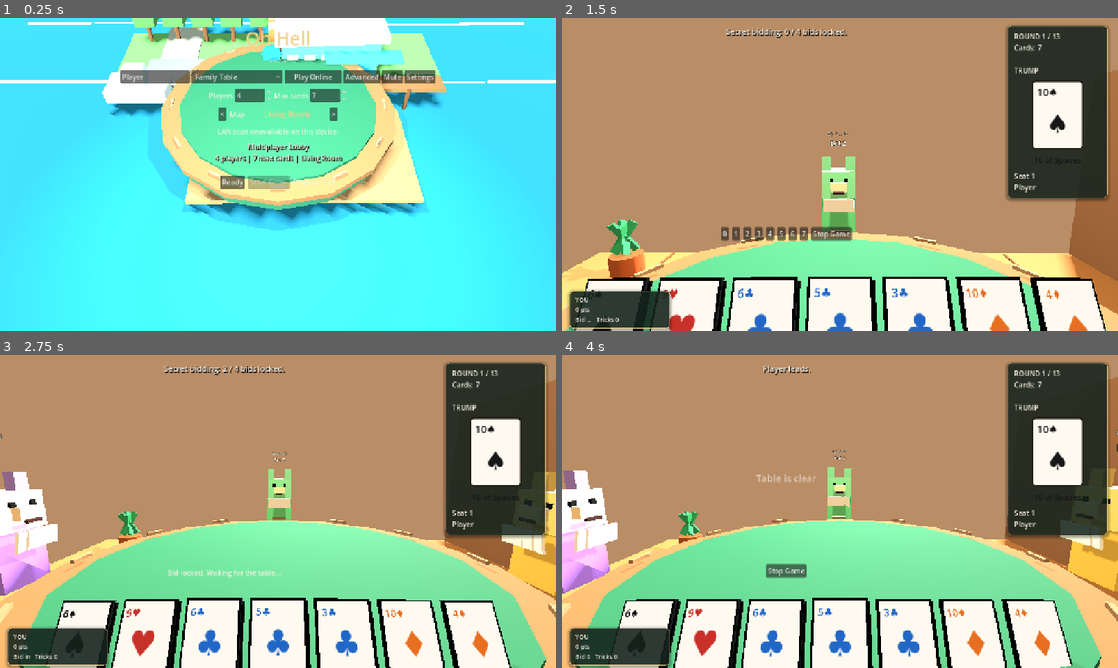
Above: before the commit, frames 1-4 (two rows, left to right).
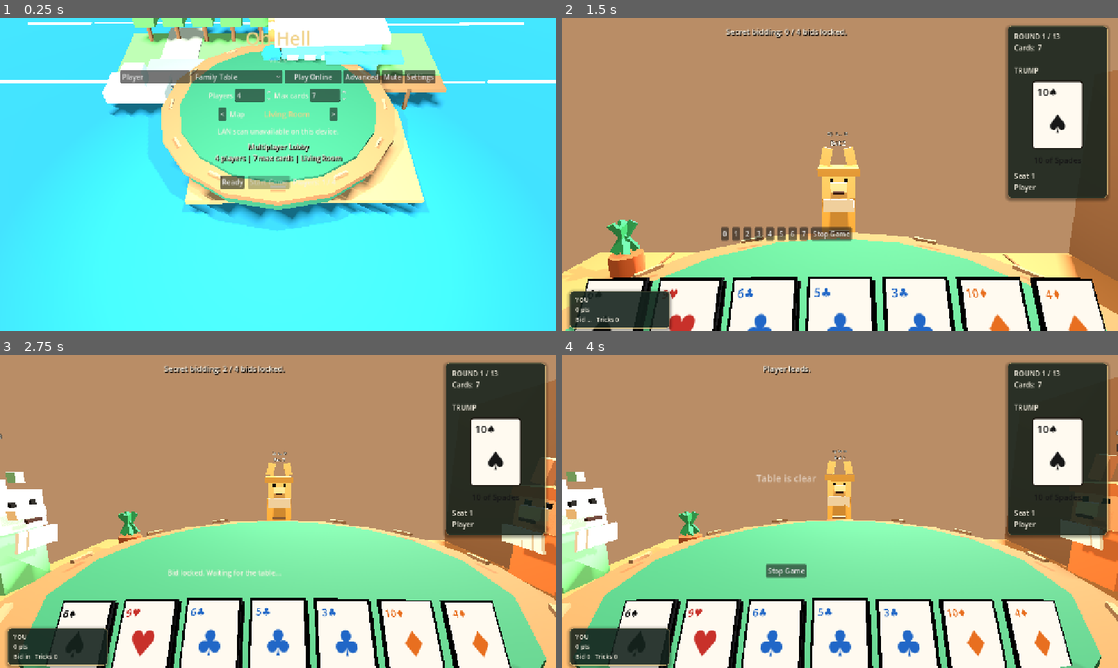
Above: after the commit, the same moments.

Repository: JordanOakFox/oh-hell-godot
Game: Godot game, scene res://scenes/main.tscn
Two runs of this game, one before a commit and one after it. Both use one fixed random seed, a clock stepped at 60 frames per second and the inputs below.
Inputs (mouse positions are in pixels of both pictures, inside the frame that each line leads up to):
- Up to frame 1 (0.25 s): no input
- Up to frame 2 (1.5 s): click "Ready" at 0.5 s; click "Start Game" at 1.25 s
- Up to frame 3 (2.75 s): click "0" at 2 s
- Up to frame 4 (4 s): tap Enter at 2.75 s; move the mouse to (962, 495) at 2.77 s; tap E at 2.85, 3.6 s; click (962, 495) at 2.92 s; move the mouse to (812, 511) at 3.52 s; click (812, 511) at 3.67 s

The runs differ from the first frame. In frame 1, less than 0.1% of the frame differs, in the area x 50-52%, y 13-15%; in frame 2, 1.2%; in frame 3, 3.5%; in frame 4, 3.6%, in the area x 0-100%, y 31-77%.

Commit message:
Add profile animal selector

Diff:
--- a/scripts/main.gd
+++ b/scripts/main.gd
@@ -1,7 +1,18 @@
 extends Control
 
 const STARTING_NAMES := ["Player 1", "Player 2", "Player 3", "Player 4"]
-const GAME_VERSION := "0.2.4"
+const GAME_VERSION := "0.2.5"
+const ANIMAL_IDS := ["bunny", "lizard", "lion", "tiger", "bear", "fox", "dog", "cat"]
+const ANIMAL_NAMES := {
+	"bunny": "Bunny",
+	"lizard": "Lizard",
+	"lion": "Lion",
+	"tiger": "Tiger",
+	"bear": "Bear",
+	"fox": "Fox",
+	"dog": "Dog",
+	"cat": "Cat",
+}
 const DEFAULT_SERVER_ADDRESS := "147.224.130.79:24567"
 const PUBLIC_LOBBIES := [
 	{"name": "Family Table", "address": "147.224.130.79:24567"},
@@ -75,6 +86,7 @@
 var settings_panel: PanelContainer
 var music_volume_slider: HSlider
 var music_volume_label: Label
+var animal_picker: OptionButton
 var settings_row: HBoxContainer
 var map_row: HBoxContainer
 var map_name_label: Label
@@ -282,6 +294,19 @@
 	music_volume_slider.value_changed.connect(_on_music_volume_changed)
 	settings_box.add_child(music_volume_slider)
 
+	var animal_label := Label.new()
+	animal_label.text = "Animal"
+	animal_label.add_theme_color_override("font_color", Color("#f7f1e3"))
+	settings_box.add_child(animal_label)
+
+	animal_picker = OptionButton.new()
+	for animal_id in ANIMAL_IDS:
+		animal_picker.add_item(str(ANIMAL_NAMES.get(animal_id, animal_id.capitalize())))
+		animal_picker.set_item_metadata(animal_picker.item_count - 1, animal_id)
+	animal_picker.selected = max(ANIMAL_IDS.find(Profile.animal()), 0)
+	animal_picker.item_selected.connect(_on_animal_selected)
+	settings_box.add_child(animal_picker)
+
 	_update_audio_labels()
 
 	settings_row = HBoxContainer.new()
@@ -547,6 +572,12 @@
 	if value > 0.0 and Profile.music_muted():
 		Profile.set_music_muted(false)
 	_apply_audio_settings()
+
+func _on_animal_selected(index: int) -> void:
+	if not animal_picker or index < 0:
+		return
+	Profile.set_animal(str(animal_picker.get_item_metadata(index)))
+	_update_local_profile_on_table()
 
 func _apply_audio_settings() -> void:
 	if not music_player:
@@ -1337,6 +1368,18 @@
 		local_player_name = "Player"
 	Profile.set_display_name(local_player_name)
 	local_player_name = Profile.display_name()
+	_update_local_profile_on_table()
+
+func _update_local_profile_on_table() -> void:
+	if state.is_empty():
+		return
+	if multiplayer.multiplayer_peer and not multiplayer.is_server():
+		_server_register_profile.rpc_id(1, Profile.public_profile())
+		return
+	if my_seat >= 0 and my_seat < int(state.get("num_players", 0)):
+		state["profiles"][my_seat] = Profile.public_profile()
+		state["names"][my_seat] = Profile.display_name()
+		_publish_state()
 
 func _can_edit_lobby_settings() -> bool:
 	if not multiplayer.multiplayer_peer:
@@ -1364,10 +1407,8 @@
 		local_player_name = "Player"
 	Profile.set_display_name(local_player_name)
 	local_player_name = Profile.display_name()
-	if multiplayer.multiplayer_peer and multiplayer.is_server() and state.get("phase", "") == "lobby":
-		state["names"][0] = local_player_name
-		state["profiles"][0] = Profile.public_profile()
-		_publish_state()
+	if state.get("phase", "") == "lobby":
+		_update_local_profile_on_table()
 
 func _on_player_count_changed(value: float) -> void:
 	if not _can_edit_lobby_settings():
@@ -2030,6 +2071,7 @@
 	state["profiles"][seat] = {
 		"id": str(profile.get("id", "")),
 		"display_name": state["names"][seat],
+		"animal": _clean_animal_id(str(profile.get("animal", "fox"))),
 		"games_played": int(profile.get("games_played", 0)),
 		"wins": int(profile.get("wins", 0)),
 	}
@@ -2105,6 +2147,7 @@
 			state["profiles"][seat] = {
 				"id": "bot-%d" % seat,
 				"display_name": state["names"][seat],
+				"animal": ANIMAL_IDS[seat % ANIMAL_IDS.size()],
 				"games_played": 0,
 				"wins": 0,
 			}
@@ -2261,10 +2304,14 @@
 		profiles.append({
 			"id": "",
 			"display_name": "Player %d" % [i + 1],
+			"animal": ANIMAL_IDS[i % ANIMAL_IDS.size()],
 			"games_played": 0,
 			"wins": 0,
 		})
 	return profiles
+
+func _clean_animal_id(value: String) -> String:
+	return value if ANIMAL_IDS.has(value) else "fox"
 
 func _make_game_id() -> String:
 	return "%s-%d" % [Profile.profile_id(), Time.get_unix_time_from_system()]
--- a/scripts/profile.gd
+++ b/scripts/profile.gd
@@ -1,6 +1,7 @@
 extends Node
 
 const SAVE_PATH := "user://profile.json"
+const ANIMALS := ["bunny", "lizard", "lion", "tiger", "bear", "fox", "dog", "cat"]
 
 var data: Dictionary = {}
 
@@ -40,6 +41,7 @@
 	return {
 		"id": profile_id(),
 		"display_name": display_name(),
+		"animal": animal(),
 		"games_played": int(data.get("games_played", 0)),
 		"wins": int(data.get("wins", 0)),
 	}
@@ -78,10 +80,19 @@
 	data["music_muted"] = muted
 	save_profile()
 
+func animal() -> String:
+	var selected := str(data.get("animal", "fox"))
+	return selected if ANIMALS.has(selected) else "fox"
+
+func set_animal(value: String) -> void:
+	data["animal"] = value if ANIMALS.has(value) else "fox"
+	save_profile()
+
 func _default_profile() -> Dictionary:
 	return {
 		"id": _make_profile_id(),
 		"display_name": "Player",
+		"animal": "fox",
 		"music_volume": 0.7,
 		"music_muted": false,
 		"games_played": 0,
--- a/scripts/table_view_3d.gd
+++ b/scripts/table_view_3d.gd
@@ -12,6 +12,16 @@
 	Color("#70c6c1"),
 	Color("#c95f52"),
 ]
+const ANIMAL_COLORS := {
+	"bunny": Color("#d8c4f0"),
+	"lizard": Color("#66b77a"),
+	"lion": Color("#d8a24a"),
+	"tiger": Color("#d9783f"),
+	"bear": Color("#8a6345"),
+	"fox": Color("#cf6f3a"),
+	"dog": Color("#a98560"),
+	"cat": Color("#8f8f9a"),
+}
 const SUIT_COLORS := {
 	"S": Color("#111111"),
 	"H": Color("#c8322b"),
@@ -569,10 +579,11 @@
 		seat_base_rotations.append(rotation)
 		seat_moods.append("neutral")
 
-func _make_avatar(seat: int) -> Node3D:
+func _make_avatar(seat: int, animal := "fox") -> Node3D:
 	var root := Node3D.new()
 	root.name = "Seat%d" % seat
-	var color: Color = AVATAR_COLORS[seat % AVATAR_COLORS.size()]
+	root.set_meta("animal", animal)
+	var color: Color = ANIMAL_COLORS.get(animal, AVATAR_COLORS[seat % AVATAR_COLORS.size()])
 	var accent: Color = color.lightened(0.18)
 
 	var body := _box(Vector3(0.54, 0.62, 0.34), color)
@@ -585,16 +596,28 @@
 	head.position = Vector3(0, 0.78, -0.03)
 	root.add_child(head)
 
-	var left_ear := _box(Vector3(0.15, 0.22, 0.12), accent.darkened(0.08))
-	left_ear.position = Vector3(-0.19, 1.09, -0.03)
+	var ear_size := _animal_ear_size(animal)
+	var left_ear := _box(ear_size, accent.darkened(0.08))
+	left_ear.position = Vector3(-0.19, 1.08 + ear_size.y * 0.45, -0.03)
+	left_ear.rotation_degrees.z = _animal_ear_tilt(animal)
 	root.add_child(left_ear)
-	var right_ear := _box(Vector3(0.15, 0.22, 0.12), accent.darkened(0.08))
-	right_ear.position = Vector3(0.19, 1.09, -0.03)
+	var right_ear := _box(ear_size, accent.darkened(0.08))
+	right_ear.position = Vector3(0.19, 1.08 + ear_size.y * 0.45, -0.03)
+	right_ear.rotation_degrees.z = -_animal_ear_tilt(animal)
 	root.add_child(right_ear)
 
-	var snout := _box(Vector3(0.24, 0.14, 0.14), Color("#f1d2a4"))
+	var snout := _box(_animal_snout_size(animal), Color("#f1d2a4"))
 	snout.position = Vector3(0, 0.76, -0.26)
 	root.add_child(snout)
+	if animal in ["lion", "tiger"]:
+		var mane := _box(Vector3(0.65, 0.12, 0.48), color.darkened(0.18))
+		mane.position = Vector3(0, 0.98, -0.02)
+		root.add_child(mane)
+	if animal == "lizard":
+		for i in range(3):
+			var crest := _box(Vector3(0.08, 0.13, 0.06), accent.lightened(0.16))
+			crest.position = Vector3(0, 1.05 + float(i) * 0.08, -0.04 + float(i) * 0.08)
+			root.add_child(crest)
 	var eye_l := _box(Vector3(0.055, 0.055, 0.035), Color("#101010"))
 	eye_l.position = Vector3(-0.11, 0.86, -0.25)
 	root.add_child(eye_l)
@@ -649,10 +672,45 @@
 	root.add_child(active_marker)
 	return root
 
+func _animal_ear_size(animal: String) -> Vector3:
+	match animal:
+		"bunny":
+			return Vector3(0.13, 0.48, 0.11)
+		"bear":
+			return Vector3(0.18, 0.16, 0.13)
+		"lizard":
+			return Vector3(0.1, 0.12, 0.1)
+		"lion", "tiger", "fox", "cat":
+			return Vector3(0.16, 0.28, 0.11)
+		"dog":
+			return Vector3(0.16, 0.34, 0.1)
+	return Vector3(0.15, 0.22, 0.12)
+
+func _animal_ear_tilt(animal: String) -> float:
+	match animal:
+		"bunny":
+			return -4.0
+		"dog":
+			return 16.0
+		"fox", "cat", "lion", "tiger":
+			return -12.0
+	return 0.0
+
+func _animal_snout_size(animal: String) -> Vector3:
+	match animal:
+		"bear", "dog":
+			return Vector3(0.3, 0.17, 0.16)
+		"fox":
+			return Vector3(0.28, 0.13, 0.2)
+		"lizard":
+			return Vector3(0.34, 0.1, 0.16)
+	return Vector3(0.24, 0.14, 0.14)
+
 func _update_seats(table_state: Dictionary, my_seat: int) -> void:
 	current_active = int(table_state.get("active_player", -1))
 	var names: Array = table_state.get("names", [])
 	var connected: Array = table_state.get("connected", [])
+	var profiles: Array = table_state.get("profiles", [])
 	var phase := str(table_state.get("phase", ""))
 	var bids: Array = table_state.get("bids", [])
 	var tricks: Array = table_state.get("tricks_won", [])
@@ -660,6 +718,18 @@
 	var submitted_bids: Array = table_state.get("bid_submitted", [])
 	for seat in range(min(seats.size(), seat_count)):
 		var avatar: Node3D = seats[seat]
+		var animal := "fox"
+		if seat < profiles.size() and typeof(profiles[seat]) == TYPE_DICTIONARY:
+			animal = str(profiles[seat].get("animal", "fox"))
+		if str(avatar.get_meta("animal", "")) != animal:
+			var rebuilt := _make_avatar(seat, animal)
+			rebuilt.position = avatar.position
+			rebuilt.rotation = avatar.rotation
+			seat_root.add_child(rebuilt)
+			seat_root.move_child(rebuilt, avatar.get_index())
+			seats[seat] = rebuilt
+			avatar.queue_free()
+			avatar = rebuilt
 		var label := avatar.get_node_or_null("Name") as Label3D
 		if label:
 			var name := "Seat %d" % (seat + 1)
Not shown, changed: export_presets.cfg
